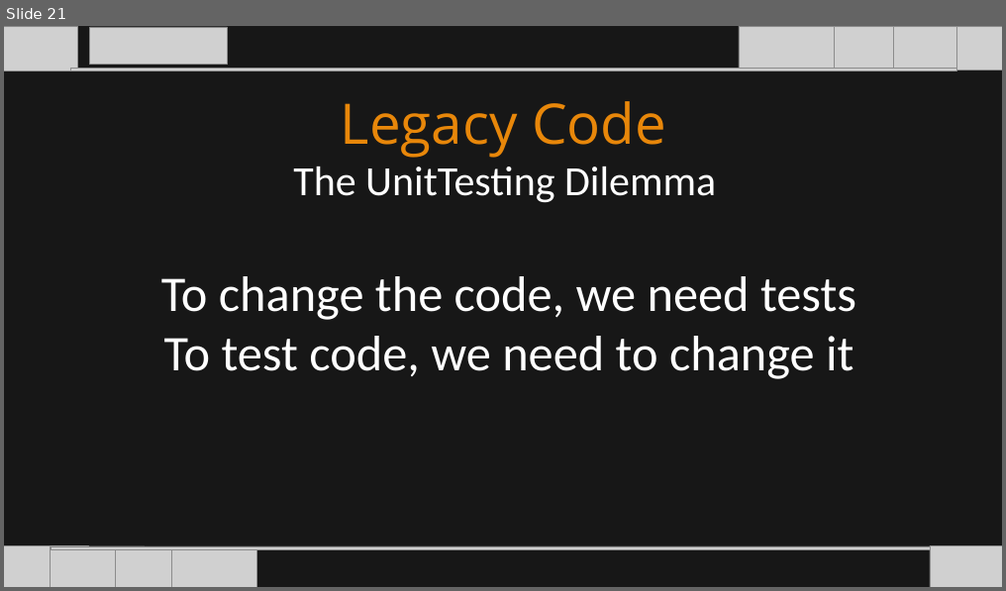
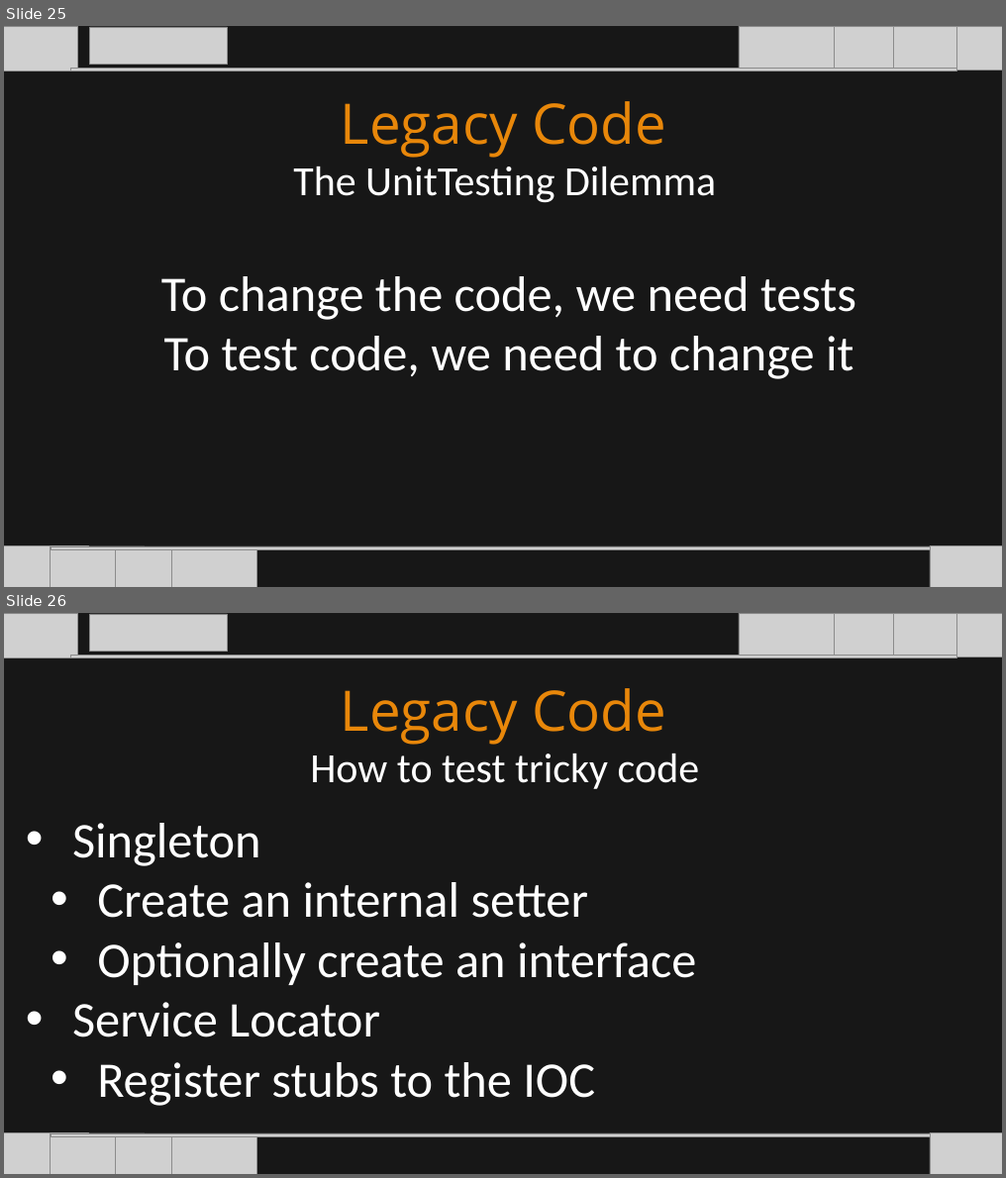
Before and after one commit to itenium-be/UnitTesting, a slide deck: UnitTesting-New.pptx. Shown one above the other, each under a label of ours: slide 21 before the commit, slides 25 and 26 after it. The pictures are 1006x591 and 1006x1178 pixels, drawn with LibreOffice and Linux fonts; fonts in the diff are those of the drawing; grey boxes stand for pictures. Boxes give left, top, right and bottom in pixels: in the first picture for what was removed or moved away, otherwise in the second. Text is boxed around its words. In the diff, an @@ line names an element or a change of style, - is before the commit and + after.

```diff
--- a/UnitTesting-New.pptx
+++ b/UnitTesting-New.pptx
@@ slide 26 added at [4, 613, 1002, 1174], background #171717 @@
@@ picture added at [4, 613, 77, 658] @@
@@ picture added at [90, 614, 227, 651] @@
@@ picture added at [739, 613, 834, 657] @@
@@ picture added at [798, 613, 893, 657] @@
@@ picture added at [866, 613, 956, 657] @@
@@ picture added at [921, 613, 1002, 657] @@
@@ picture added at [70, 655, 957, 658] @@
@@ text added at [341, 688, 666, 745], 80.7 pt, text #E8870A @@
+Legacy Code
@@ text added at [310, 754, 700, 789], 60 pt, text #FFFFFF @@
+How to test tricky code
@@ text added at [72, 823, 696, 1106], 72 pt, text #FFFFFF @@
+• Singleton
+  • Create an internal setter
+  • Optionally create an interface
+• Service Locator
+  • Register stubs to the IOC
@@ picture added at [4, 1134, 88, 1174] @@
@@ picture added at [50, 1134, 145, 1174] @@
@@ picture added at [51, 1134, 946, 1137] @@
@@ picture added at [115, 1136, 199, 1174] @@
@@ picture added at [172, 1135, 257, 1174] @@
@@ picture added at [930, 1134, 1002, 1174] @@
@@ what was slide 21 is now slide 25 @@
```
Also in this commit, not shown: 9 slides changed, 5 other slides added.
